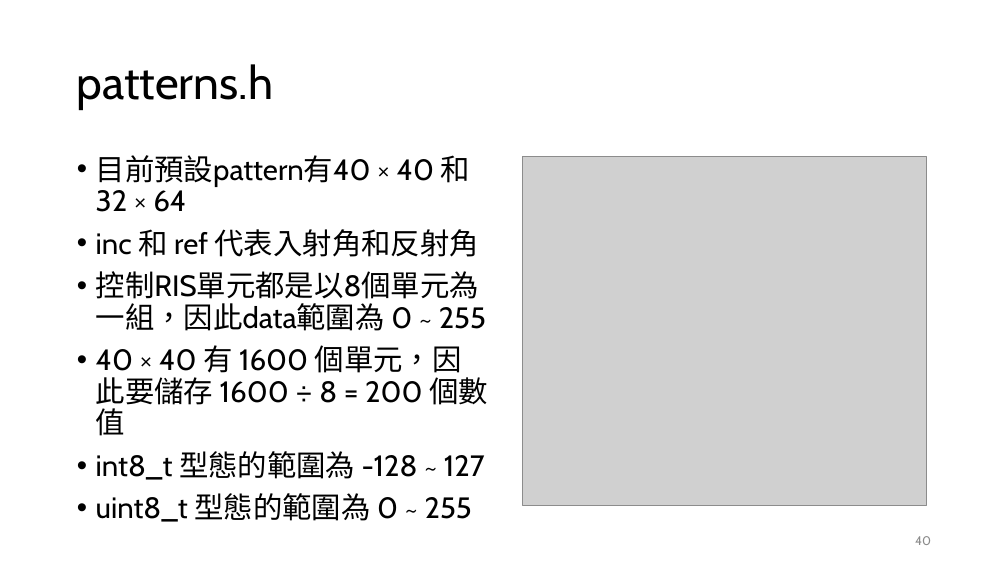
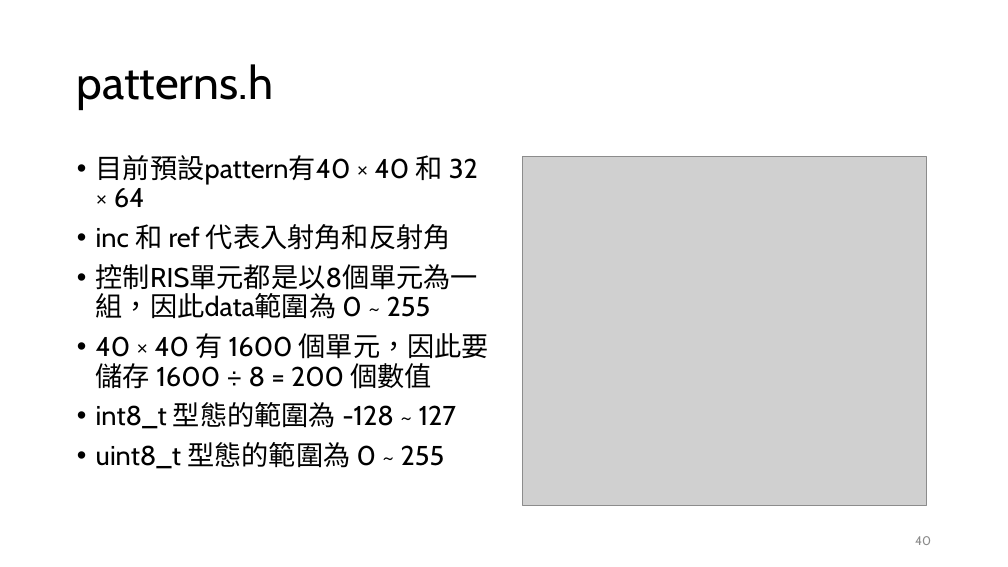
Before and after one commit to d0542218/ArduinoControlGUI, a slide deck: slide 40 of arduinoGUI 0909.pptx. Drawn at 1008x567 pixels with LibreOffice and Linux fonts; fonts in the diff are those of the drawing; grey boxes stand for pictures. Boxes give left, top, right and bottom in pixels: in the first picture for what was removed or moved away, otherwise in the second. Text is boxed around its words. In the diff, an @@ line names an element or a change of style, - is before the commit and + after.

```diff
--- a/arduinoGUI 0909.pptx
+++ b/arduinoGUI 0909.pptx
@@ text "目前預設pattern有40 × 40 和 32 ..." at (96,155,489,469): size 28 to 25.9 pt @@
```
Also in this commit, not shown: 2 other slides changed.
